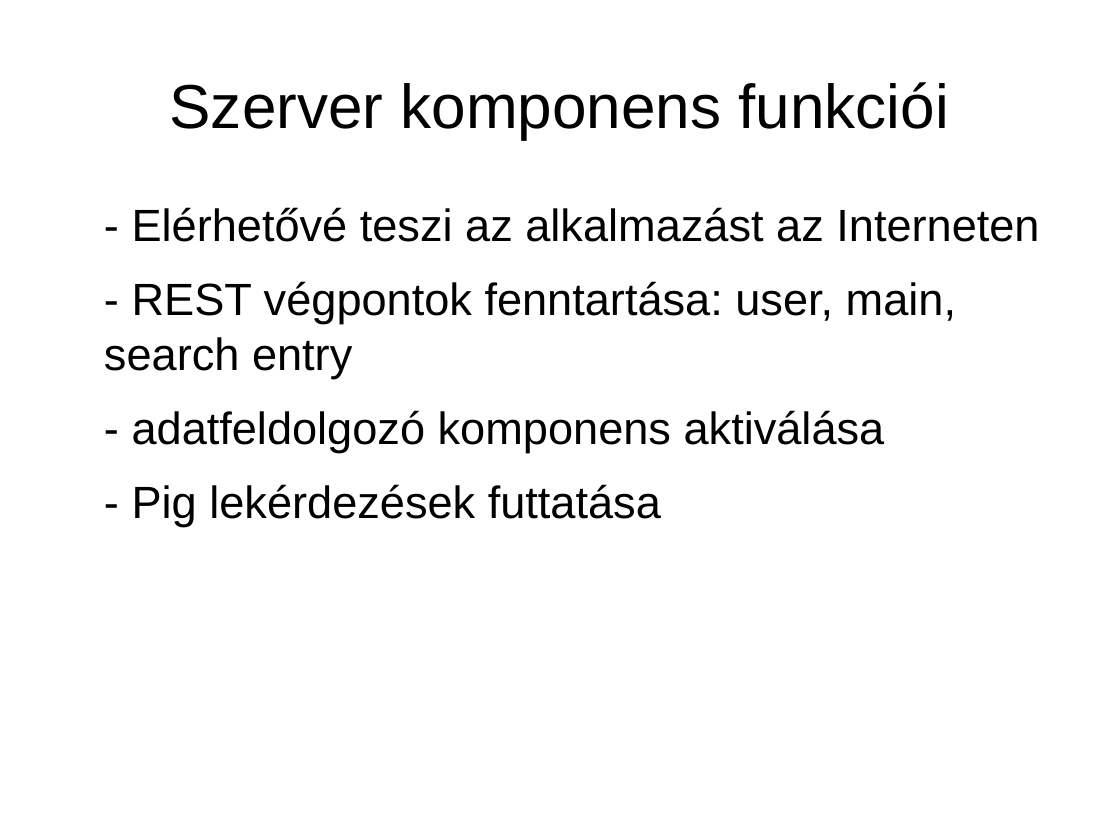
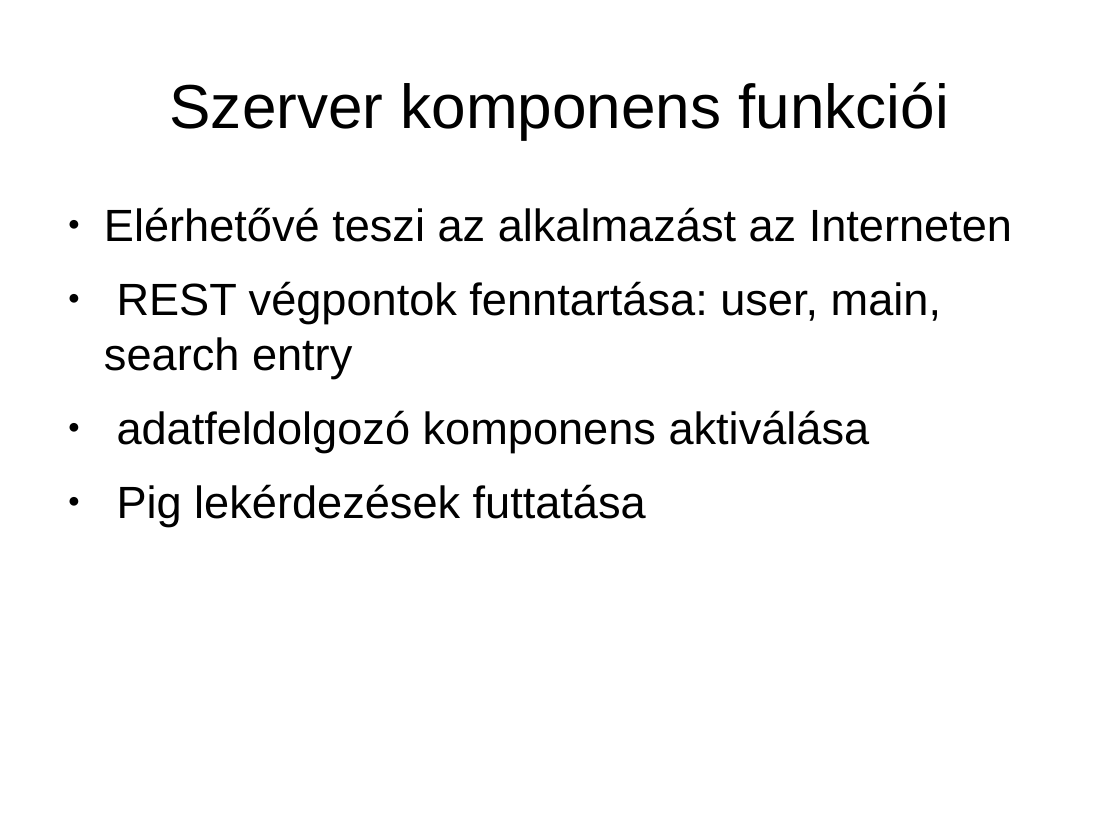
Before and after one commit to Zoliqa/drugsdb, a slide deck: slide 12 of docs/thesis/Orvosi szövegértelmező rendszer - bemutató.odp. Drawn at 1120x840 pixels with LibreOffice and Linux fonts; fonts in the diff are those of the drawing. Boxes give left, top, right and bottom in pixels: in the first picture for what was removed or moved away, otherwise in the second. Text is boxed around its words. In the diff, an @@ line names an element or a change of style, - is before the commit and + after.

```diff
--- a/docs/thesis/Orvosi szövegértelmező rendszer - bemutató.odp
+++ b/docs/thesis/Orvosi szövegértelmező rendszer - bemutató.odp
@@ text at (104,207,1012,527): text changed @@
-- Elérhetővé teszi az alkalmazást az Interneten
-- REST végpontok fenntartása: user, main, search entry
-- adatfeldolgozó komponens aktiválása
-- Pig lekérdezések futtatása
+● Elérhetővé teszi az alkalmazást az Interneten
+● REST végpontok fenntartása: user, main, search entry
+● adatfeldolgozó komponens aktiválása
+● Pig lekérdezések futtatása
```
Also in this commit, not shown: 2 other slides changed, 1 slide added, 1 other file.
